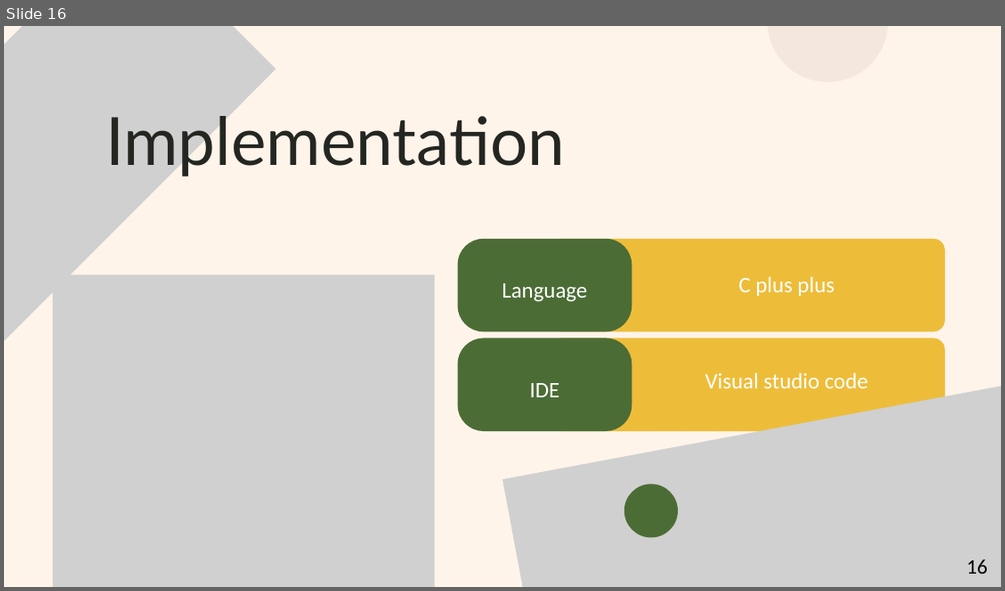
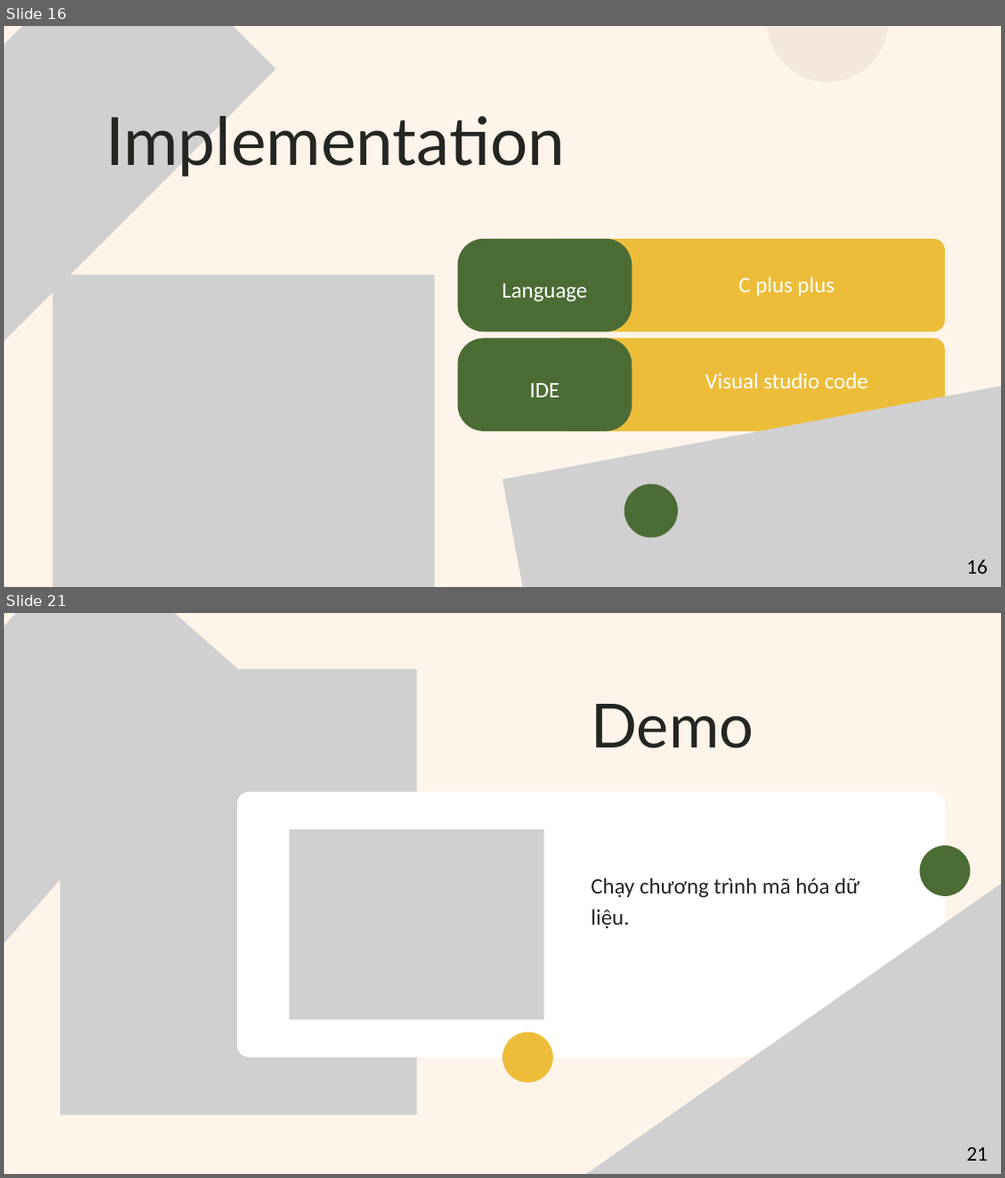
Before and after one commit to nokiddig/AES-XTS-Custom, a slide deck: Slide/Green and Yellow Illustration Digital Literacy Presentation.pptx. Shown one above the other, each under a label of ours: slide 16 before the commit, slides 16 and 21 after it; the slides between them are not shown. The pictures are 1005x591 and 1005x1178 pixels, drawn with LibreOffice and Linux fonts; fonts in the diff are those of the drawing; grey boxes stand for pictures. Boxes give left, top, right and bottom in pixels: in the first picture for what was removed or moved away, otherwise in the second. Text is boxed around its words. In the diff, an @@ line names an element or a change of style, - is before the commit and + after.

```diff
--- a/Slide/Green and Yellow Illustration Digital Literacy Presentation.pptx
+++ b/Slide/Green and Yellow Illustration Digital Literacy Presentation.pptx
@@ slide 21 added at (4,613,1001,1174), background #FFF4EA @@
@@ picture added at (4,613,243,1093) @@
@@ picture added at (60,669,416,1114) @@
@@ text added at (591,704,753,748), 88 pt, text #242622 @@
+Demo
@@ freeform shape added at (237,791,945,1056), fill #FFFFFF @@
@@ picture added at (289,829,543,1019) @@
@@ picture added at (491,829,1001,1174) @@
@@ freeform shape added at (920,845,970,896), fill #4C6C36 @@
@@ text added at (591,877,859,929), 32 pt, text #242622 @@
+Chạy chương trình mã hóa dữ liệu.
@@ freeform shape added at (502,1031,553,1082), fill #EDBD3A @@
@@ page number added at (966,1147,987,1160), 30 pt, text #000000 @@
+21
```
Also in this commit, not shown: 9 slides changed, 5 other slides added, 4 slides removed, 14 other files.
